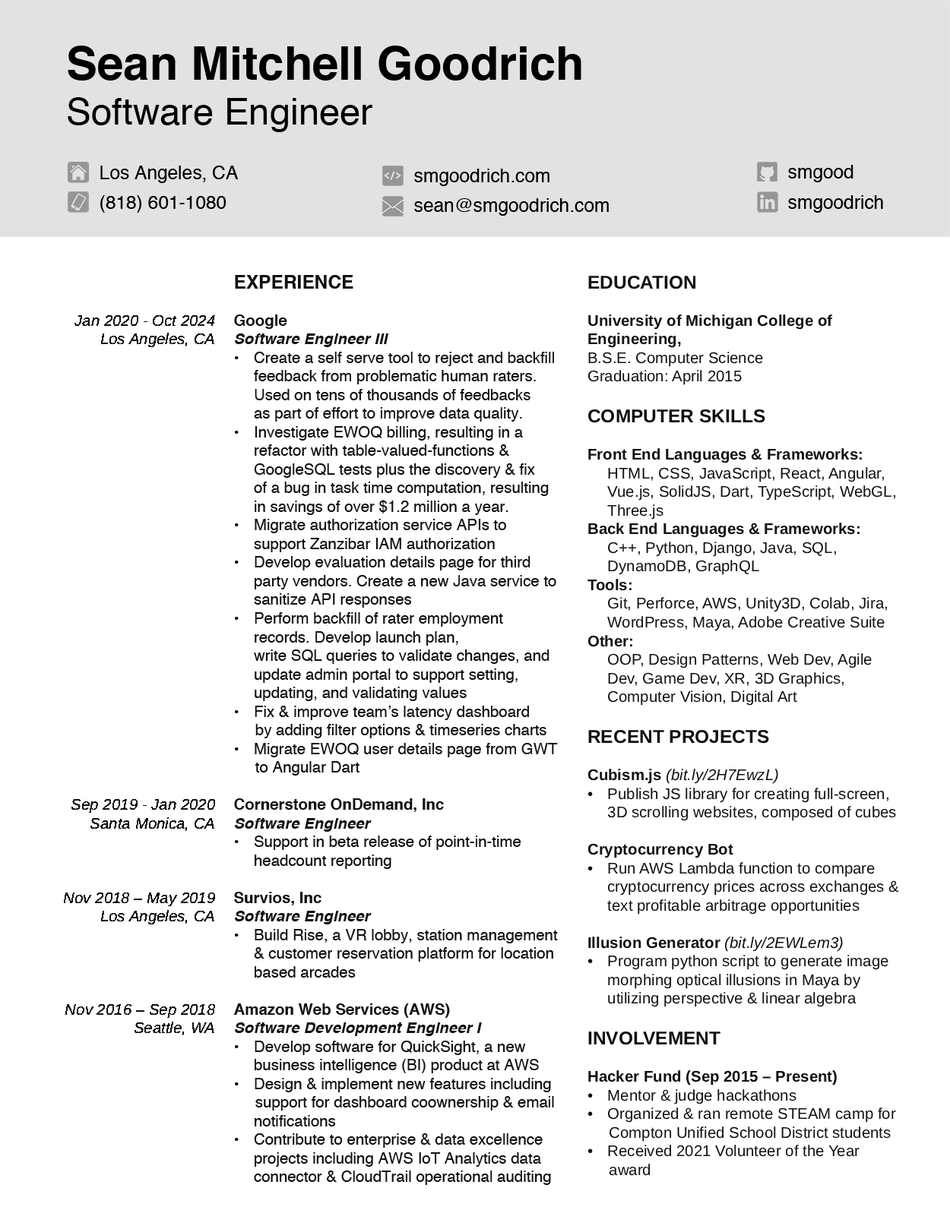
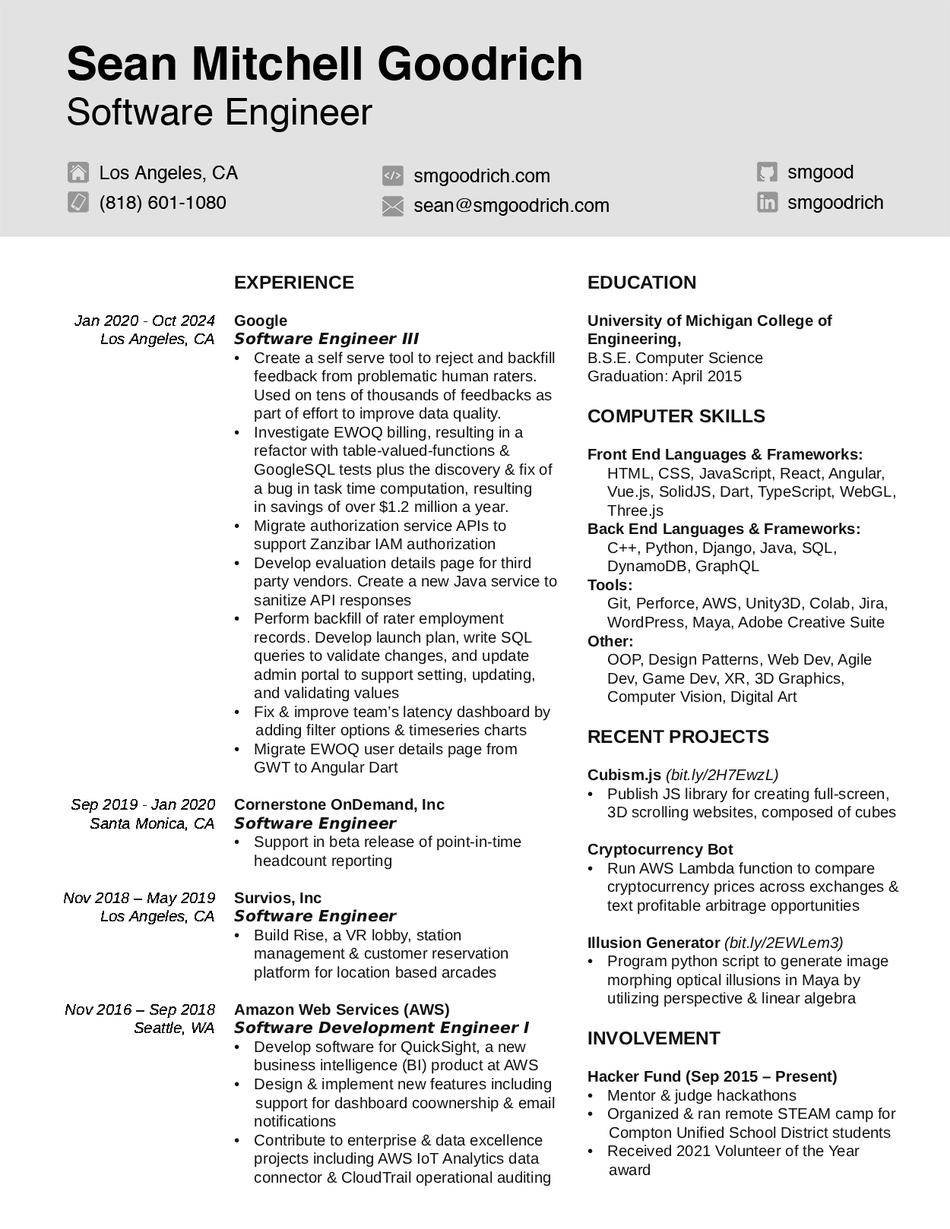
Before/after of a (950, 1229) layered artwork. What changed in the layer stack:
painted on "EXPERIENCE + Projects" over [233, 275, 558, 1187]
